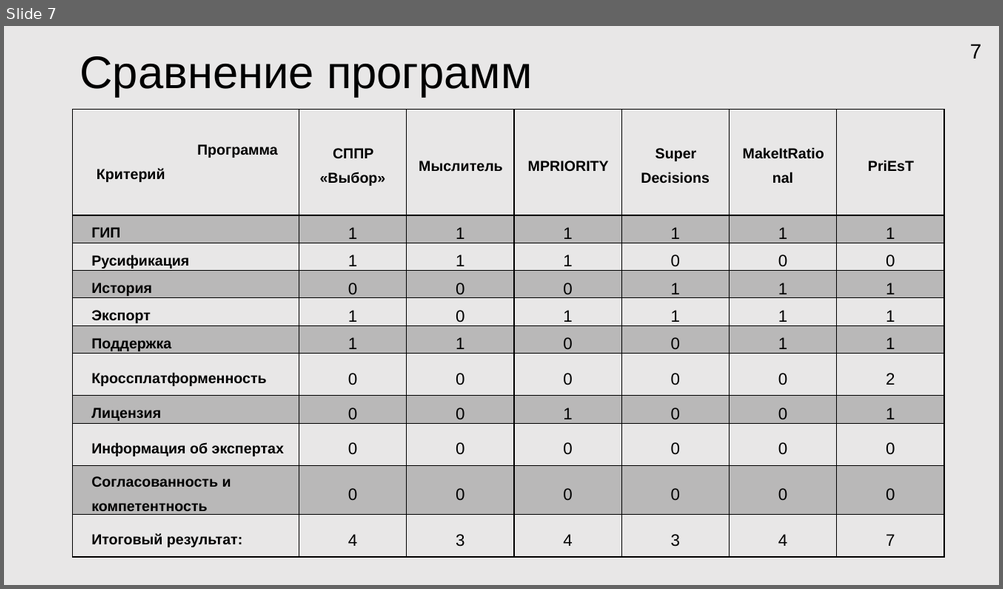
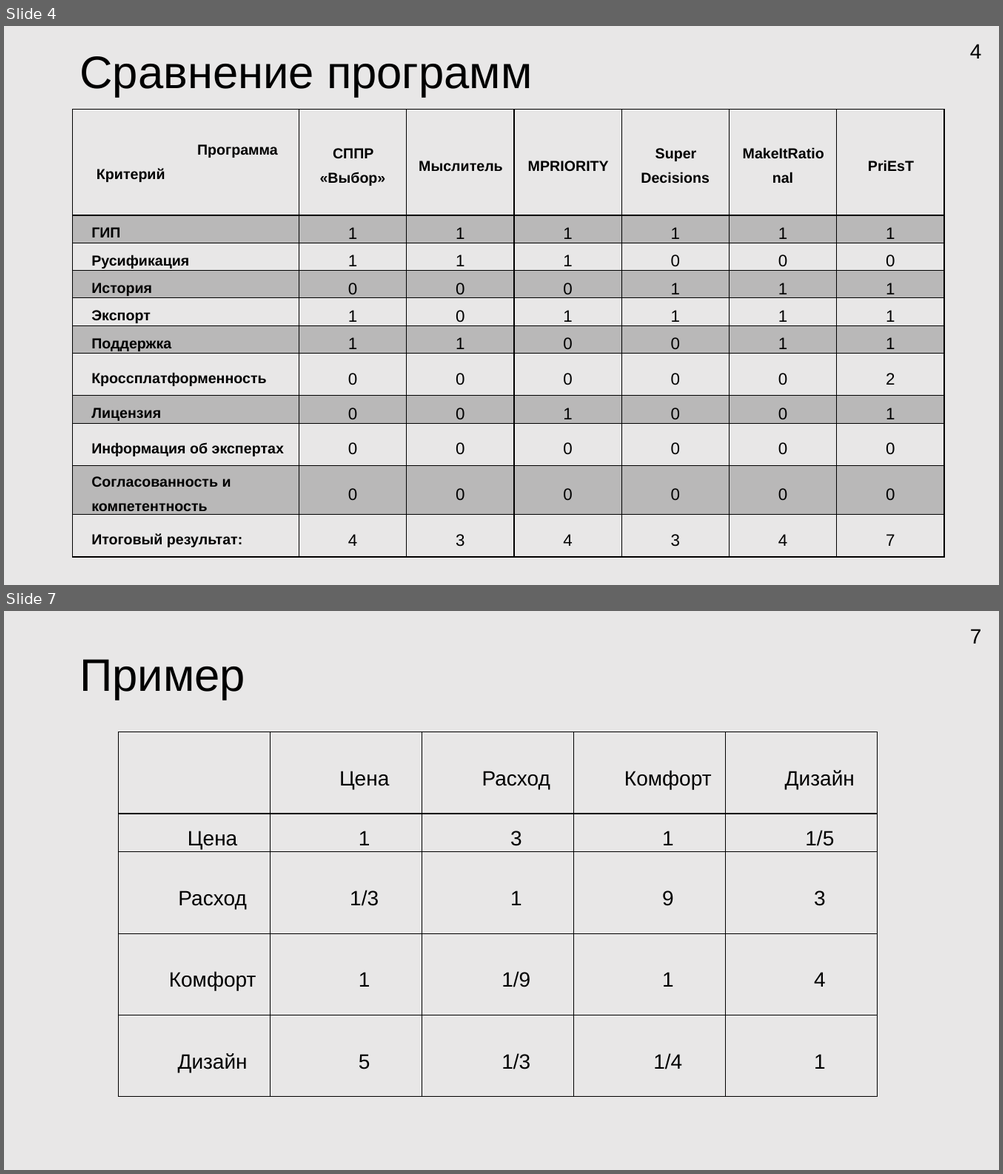
Before and after one commit to HORNetpy/testgitrepo, a slide deck: Docs/Мои документы/Презентация Microsoft PowerPoint.pptx. Shown one above the other, each under a label of ours: slide 7 before the commit, slides 4 and 7 after it; the slides between them are not shown. The pictures are 1003x589 and 1003x1174 pixels, drawn with LibreOffice and Linux fonts; fonts in the diff are those of the drawing. Boxes give left, top, right and bottom in pixels: in the first picture for what was removed or moved away, otherwise in the second. Text is boxed around its words. In the diff, an @@ line names an element or a change of style, - is before the commit and + after.

```diff
--- a/Docs/Мои документы/Презентация Microsoft PowerPoint.pptx
+++ b/Docs/Мои документы/Презентация Microsoft PowerPoint.pptx
@@ slide 7 added at bbox=[4, 611, 999, 1170], background #E9E7E7 @@
@@ page number added at bbox=[970, 629, 982, 644], 20 pt, text #000000 @@
+7
@@ title added at bbox=[79, 659, 245, 699], 44 pt, text #000000 @@
+Пример
@@ table added at bbox=[118, 732, 876, 1096], 5 rows, 5 columns @@
+ | Цена | Расход | Комфорт | Дизайн
+Цена | 1 | 3 | 1 | 1/5
+Расход | 1/3 | 1 | 9 | 3
+Комфорт | 1 | 1/9 | 1 | 4
+Дизайн | 5 | 1/3 | 1/4 | 1
@@ what was slide 7 is now slide 4 @@
@@ page number at bbox=[970, 44, 982, 59]: text changed @@
-7
+4
```
Also in this commit, not shown: 5 slides changed, 2 other slides added, 13 slides removed, 13 other files.
